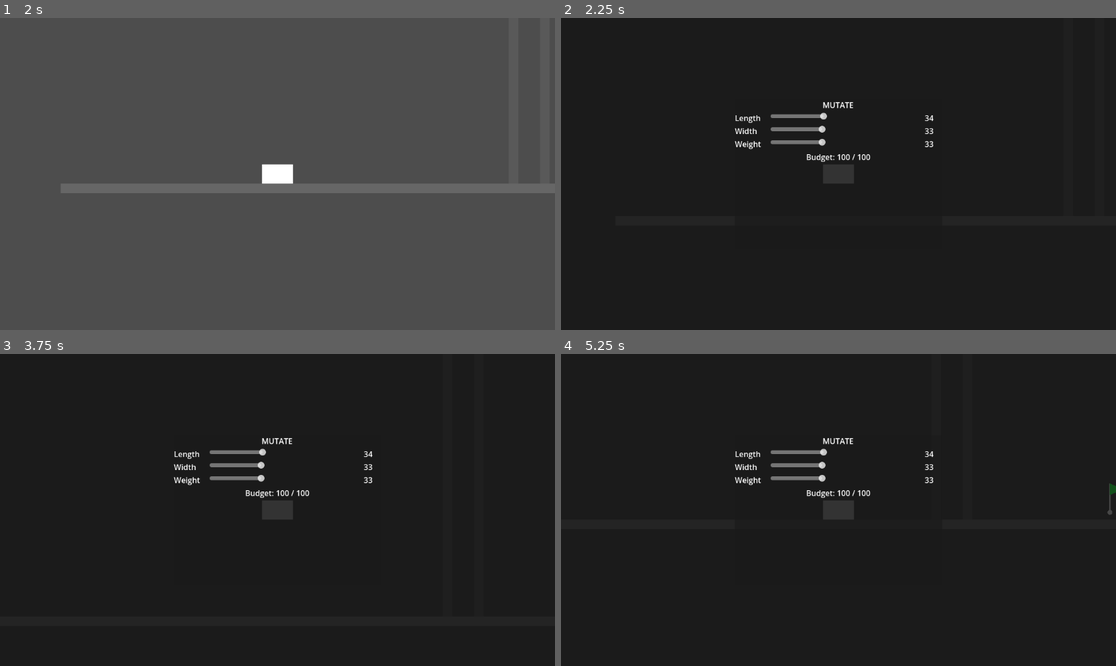
Above: before the commit, frames 1-4 (two rows, left to right).
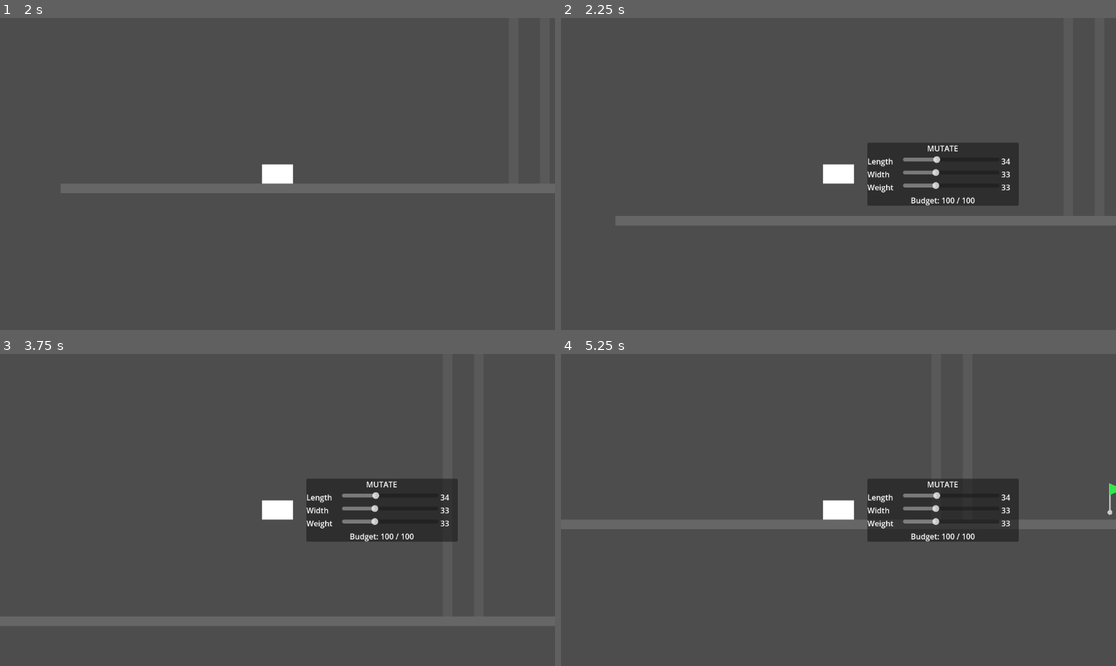
Above: after the commit, the same moments.

Repository: escpad/mutaturtle
Game: Godot game, scene res://scenes/main_menu.tscn
Same seed, same stepped clock (60 frames per second), same inputs: the game is played once before the commit and once after it.
Inputs:
- Up to frame 1 (2 s): click "PLAY" at 0.5 s; click "Level 1 — The Squeeze" at 1.25 s
- Up to frame 2 (2.25 s): tap Enter (ui_accept) at 2 s; hold Right (ui_right) from 2.03 s (still down); tap E at 2.1 s
- Up to frame 3 (3.75 s): tap Enter (ui_accept) at 2.27, 2.75, 3.02 s; tap E at 2.85, 3.6 s; release Right (ui_right) at 3.53 s; hold Left (ui_left) from 3.53 s (still down)
- Up to frame 4 (5.25 s): tap Enter (ui_accept) at 4.25, 4.52 s; release Left (ui_left) at 4.28 s; hold Right (ui_right) from 4.28 s (still down); tap E at 4.35, 5.1 s

Frame 1 is identical in both runs. In frame 2, 95% of the frame differs, in the area x 0-100%, y 0-100%; in frame 3, 95%; in frame 4, 95%.

Commit message:
added: level 2 & mutate menu update

Diff:
--- /dev/null
+++ b/scenes/levels/level_2.tscn
@@ -0,0 +1,44 @@
+[gd_scene format=3 uid="uid://level2_sc01"]
+
+[ext_resource type="Script" path="res://scripts/level.gd" id="1_lvlscr"]
+[ext_resource type="PackedScene" uid="uid://xm0ihfoe880s" path="res://scenes/turtle.tscn" id="2_turtle"]
+[ext_resource type="PackedScene" uid="uid://bm3k7kapq4nt1" path="res://scenes/mutate_menu.tscn" id="3_menu"]
+[ext_resource type="PackedScene" uid="uid://goal_sc01" path="res://scenes/goal.tscn" id="4_goal"]
+
+[sub_resource type="RectangleShape2D" id="RS_floor"]
+size = Vector2(2000, 20)
+
+[sub_resource type="RectangleShape2D" id="RS_platform"]
+size = Vector2(300, 20)
+
+[node name="Level2" type="Node2D"]
+script = ExtResource("1_lvlscr")
+level_num = 2
+
+[node name="Turtle" parent="." instance=ExtResource("2_turtle")]
+position = Vector2(200, 450)
+
+[node name="MutateMenuLayer" parent="." instance=ExtResource("3_menu")]
+
+[node name="Goal" parent="." instance=ExtResource("4_goal")]
+position = Vector2(820, 250)
+
+[node name="Floor" type="StaticBody2D" parent="."]
+position = Vector2(750, 580)
+
+[node name="CollisionShape2D" type="CollisionShape2D" parent="Floor"]
+shape = SubResource("RS_floor")
+
+[node name="Visual" type="Polygon2D" parent="Floor"]
+polygon = PackedVector2Array(-1000, -10, 1000, -10, 1000, 10, -1000, 10)
+color = Color(0.4, 0.4, 0.4, 1)
+
+[node name="Platform" type="StaticBody2D" parent="."]
+position = Vector2(680, 280)
+
+[node name="CollisionShape2D" type="CollisionShape2D" parent="Platform"]
+shape = SubResource("RS_platform")
+
+[node name="Visual" type="Polygon2D" parent="Platform"]
+polygon = PackedVector2Array(-150, -10, 150, -10, 150, 10, -150, 10)
+color = Color(0.55, 0.35, 0.15, 1)
--- a/scenes/mutate_menu.tscn
+++ b/scenes/mutate_menu.tscn
@@ -6,99 +6,80 @@
 process_mode = 3
 script = ExtResource("1_menusc")
 
-[node name="Overlay" type="Control" parent="."]
-process_mode = 3
-anchor_right = 1.0
-anchor_bottom = 1.0
+[node name="Panel" type="PanelContainer" parent="."]
 
-[node name="Background" type="ColorRect" parent="Overlay"]
-anchor_right = 1.0
-anchor_bottom = 1.0
-color = Color(0, 0, 0, 0.65)
-mouse_filter = 0
-
-[node name="Panel" type="PanelContainer" parent="Overlay"]
-anchor_left = 0.5
-anchor_top = 0.5
-anchor_right = 0.5
-anchor_bottom = 0.5
-offset_left = -215.0
-offset_top = -155.0
-offset_right = 215.0
-offset_bottom = 155.0
-
-[node name="VBox" type="VBoxContainer" parent="Overlay/Panel"]
+[node name="VBox" type="VBoxContainer" parent="Panel"]
 layout_mode = 2
 
-[node name="Title" type="Label" parent="Overlay/Panel/VBox"]
+[node name="Title" type="Label" parent="Panel/VBox"]
 layout_mode = 2
 text = "MUTATE"
 horizontal_alignment = 1
 
-[node name="LengthRow" type="HBoxContainer" parent="Overlay/Panel/VBox"]
+[node name="LengthRow" type="HBoxContainer" parent="Panel/VBox"]
 layout_mode = 2
 
-[node name="LengthLabel" type="Label" parent="Overlay/Panel/VBox/LengthRow"]
+[node name="LengthLabel" type="Label" parent="Panel/VBox/LengthRow"]
 layout_mode = 2
 custom_minimum_size = Vector2(70, 0)
 text = "Length"
 
-[node name="LengthSlider" type="HSlider" parent="Overlay/Panel/VBox/LengthRow"]
+[node name="LengthSlider" type="HSlider" parent="Panel/VBox/LengthRow"]
 layout_mode = 2
 size_flags_horizontal = 3
-custom_minimum_size = Vector2(240, 0)
+custom_minimum_size = Vector2(200, 0)
 max_value = 100.0
 step = 1.0
 value = 34.0
 
-[node name="LengthValue" type="Label" parent="Overlay/Panel/VBox/LengthRow"]
+[node name="LengthValue" type="Label" parent="Panel/VBox/LengthRow"]
 layout_mode = 2
 custom_minimum_size = Vector2(36, 0)
 text = "34"
 
-[node name="WidthRow" type="HBoxContainer" parent="Overlay/Panel/VBox"]
+[node name="WidthRow" type="HBoxContainer" parent="Panel/VBox"]
 layout_mode = 2
 
-[node name="WidthLabel" type="Label" parent="Overlay/Panel/VBox/WidthRow"]
+[node name="WidthLabel" type="Label" parent="Panel/VBox/WidthRow"]
 layout_mode = 2
 custom_minimum_size = Vector2(70, 0)
 text = "Width"
 
-[node name="WidthSlider" type="HSlider" parent="Overlay/Panel/VBox/WidthRow"]
+[node name="WidthSlider" type="HSlider" parent="Panel/VBox/WidthRow"]
 layout_mode = 2
 size_flags_horizontal = 3
-custom_minimum_size = Vector2(240, 0)
+custom_minimum_size = Vector2(200, 0)
 max_value = 100.0
 step = 1.0
 value = 33.0
 
-[node name="WidthValue" type="Label" parent="Overlay/Panel/VBox/WidthRow"]
+[node name="WidthValue" type="Label" parent="Panel/VBox/WidthRow"]
 layout_mode = 2
 custom_minimum_size = Vector2(36, 0)
 text = "33"
 
-[node name="WeightRow" type="HBoxContainer" parent="Overlay/Panel/VBox"]
+[node name="WeightRow" type="HBoxContainer" parent="Panel/VBox"]
 layout_mode = 2
 
-[node name="WeightLabel" type="Label" parent="Overlay/Panel/VBox/WeightRow"]
+[node name="WeightLabel" type="Label" parent="Panel/VBox/WeightRow"]
 layout_mode = 2
 custom_minimum_size = Vector2(70, 0)
 text = "Weight"
 
-[node name="WeightSlider" type="HSlider" parent="Overlay/Panel/VBox/WeightRow"]
+[node name="WeightSlider" type="HSlider" parent="Panel/VBox/WeightRow"]
 layout_mode = 2
 size_flags_horizontal = 3
-custom_minimum_size = Vector2(240, 0)
+custom_minimum_size = Vector2(200, 0)
 max_value = 100.0
 step = 1.0
 value = 33.0
 
-[node name="WeightValue" type="Label" parent="Overlay/Panel/VBox/WeightRow"]
+[node name="WeightValue" type="Label" parent="Panel/VBox/WeightRow"]
 layout_mode = 2
 custom_minimum_size = Vector2(36, 0)
 text = "33"
 
-[node name="BudgetLabel" type="Label" parent="Overlay/Panel/VBox"]
+[node name="BudgetLabel" type="Label" parent="Panel/VBox"]
 layout_mode = 2
 text = "Budget: 100 / 100"
 horizontal_alignment = 1
--- a/scripts/level.gd
+++ b/scripts/level.gd
@@ -27,6 +27,8 @@
 	var opening = not mutate_menu.visible
 	mutate_menu.visible = opening
 	get_tree().paused   = opening
+	if opening:
+		mutate_menu.open_near(turtle.global_position)
 
 func _on_goal_entered(body: Node2D) -> void:
 	if body == turtle:
--- a/scripts/mutate_menu.gd
+++ b/scripts/mutate_menu.gd
@@ -2,13 +2,14 @@
 
 signal mutation_changed(l: float, w: float, wt: float)
 
-@onready var length_slider : HSlider = $Overlay/Panel/VBox/LengthRow/LengthSlider
-@onready var width_slider  : HSlider = $Overlay/Panel/VBox/WidthRow/WidthSlider
-@onready var weight_slider : HSlider = $Overlay/Panel/VBox/WeightRow/WeightSlider
-@onready var length_label  : Label   = $Overlay/Panel/VBox/LengthRow/LengthValue
-@onready var width_label   : Label   = $Overlay/Panel/VBox/WidthRow/WidthValue
-@onready var weight_label  : Label   = $Overlay/Panel/VBox/WeightRow/WeightValue
-@onready var budget_label  : Label   = $Overlay/Panel/VBox/BudgetLabel
+@onready var panel         : PanelContainer = $Panel
+@onready var length_slider : HSlider = $Panel/VBox/LengthRow/LengthSlider
+@onready var width_slider  : HSlider = $Panel/VBox/WidthRow/WidthSlider
+@onready var weight_slider : HSlider = $Panel/VBox/WeightRow/WeightSlider
+@onready var length_label  : Label   = $Panel/VBox/LengthRow/LengthValue
+@onready var width_label   : Label   = $Panel/VBox/WidthRow/WidthValue
+@onready var weight_label  : Label   = $Panel/VBox/WeightRow/WeightValue
+@onready var budget_label  : Label   = $Panel/VBox/BudgetLabel
 
 var _updating := false
 
@@ -21,6 +22,20 @@
 	length_slider.value_changed.connect(_on_length_changed)
 	width_slider.value_changed.connect(_on_width_changed)
 	weight_slider.value_changed.connect(_on_weight_changed)
+
+func open_near(world_pos: Vector2) -> void:
+	var screen_pos := get_viewport().get_canvas_transform() * world_pos
+	var min_size   := panel.get_minimum_size()
+	# Appear to the right of the turtle; flip left if near screen edge
+	var vp         := get_viewport().get_visible_rect().size
+	var x          := screen_pos.x + 60.0
+	if x + min_size.x > vp.x:
+		x = screen_pos.x - min_size.x - 60.0
+	var y := screen_pos.y - min_size.y / 2.0
+	panel.position = Vector2(
+		clamp(x, 0.0, vp.x - min_size.x),
+		clamp(y, 0.0, vp.y - min_size.y)
+	)
 
 func _on_length_changed(value: float) -> void:
 	if _updating: return
@@ -42,8 +57,8 @@
 		if s != changed:
 			others.append(s)
 
-	var remaining    := 100.0 - new_val
-	var sum_others   := others[0].value + others[1].value
+	var remaining  := 100.0 - new_val
+	var sum_others := others[0].value + others[1].value
 
 	if sum_others > 0.0:
 		others[0].value = remaining * others[0].value / sum_others
@@ -54,7 +69,6 @@
 
 	_update_labels()
 	_updating = false
-
 	mutation_changed.emit(length_slider.value, width_slider.value, weight_slider.value)
 
 func _update_labels() -> void:
